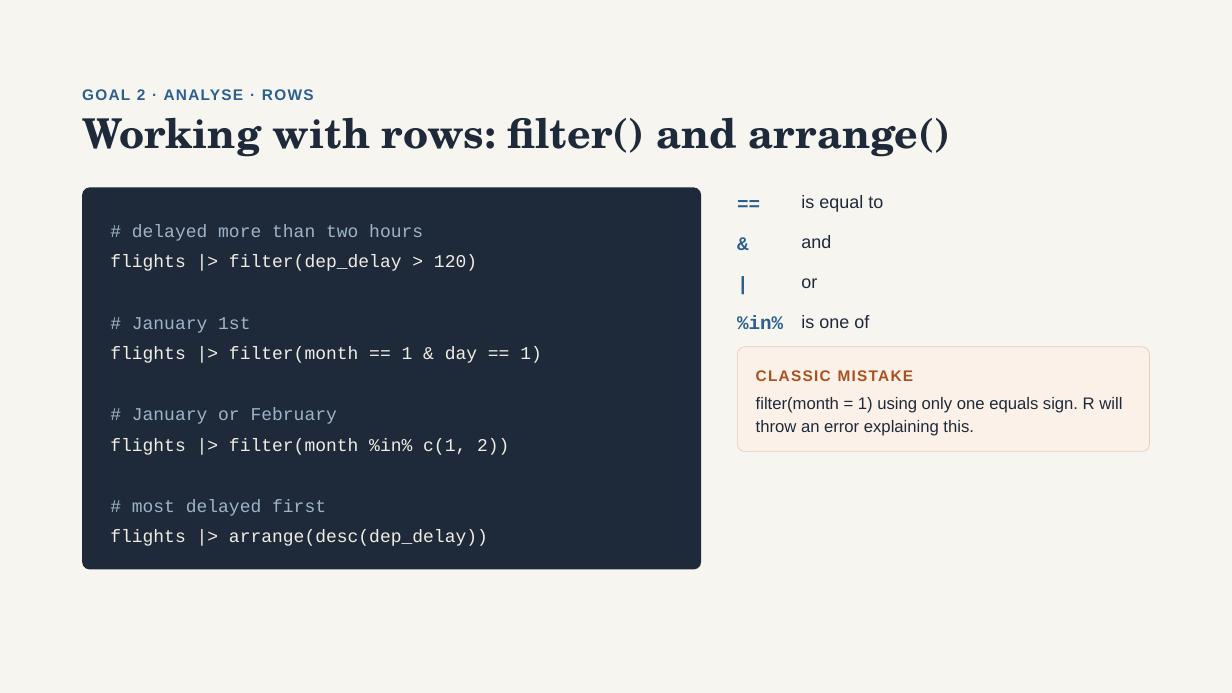
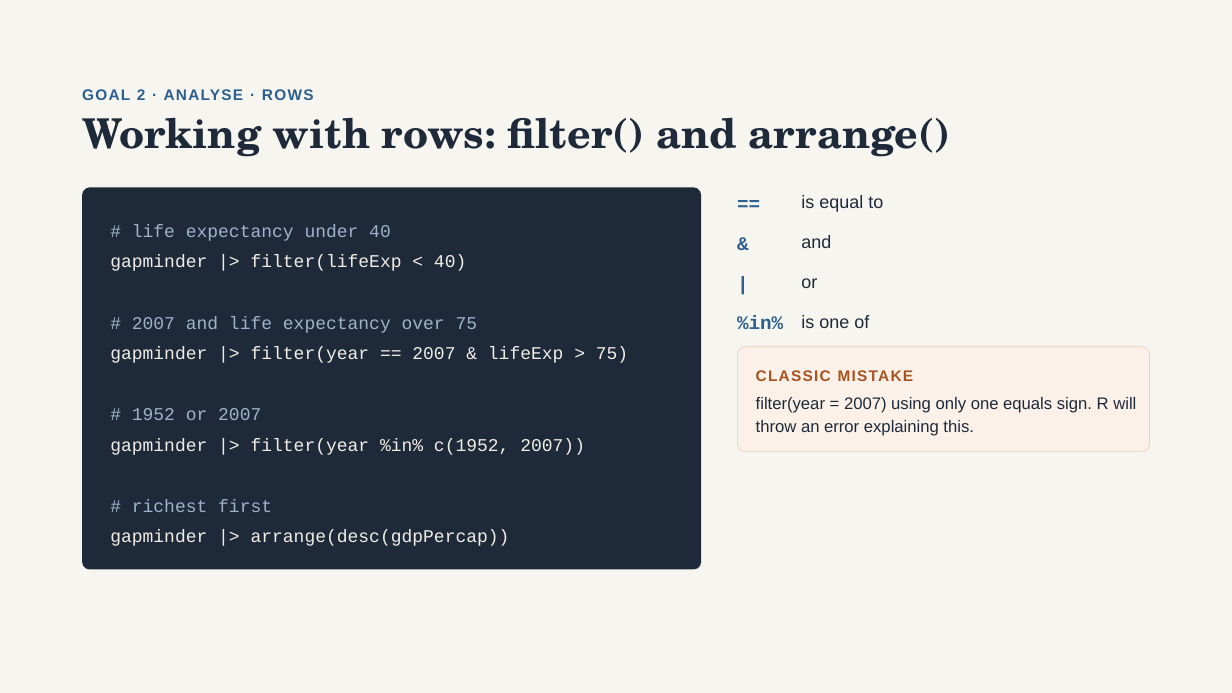
Before and after one commit to kate-chalmers/r-for-international-data, a slide deck: slide 57 of R for Development Data.pptx (slide 58 before the commit). Drawn at 1232x693 pixels with LibreOffice and Linux fonts; fonts in the diff are those of the drawing. Boxes give left, top, right and bottom in pixels: in the first picture for what was removed or moved away, otherwise in the second. Text is boxed around its words. In the diff, an @@ line names an element or a change of style, - is before the commit and + after.

```diff
--- a/R for Development Data.pptx
+++ b/R for Development Data.pptx
@@ text in rounded rectangle at (x1=110, y1=224, x2=628, y2=546): text changed @@
-# delayed more than two hours
-flights |> filter(dep_delay > 120)
-# January 1st
-flights |> filter(month == 1 & day == 1)
-# January or February
-flights |> filter(month %in% c(1, 2))
-# most delayed first
-flights |> arrange(desc(dep_delay))
+# life expectancy under 40
+gapminder |> filter(lifeExp < 40)
+# 2007 and life expectancy over 75
+gapminder |> filter(year == 2007 & lifeExp > 75)
+# 1952 or 2007
+gapminder |> filter(year %in% c(1952, 2007))
+# richest first
+gapminder |> arrange(desc(gdpPercap))
@@ text at (x1=756, y1=397, x2=1136, y2=436): text changed @@
-filter(month = 1) using only one equals sign. R will throw an error explaining this.
+filter(year = 2007) using only one equals sign. R will throw an error explaining this.
```
Also in this commit, not shown: 19 other slides changed, 1 slide removed.
